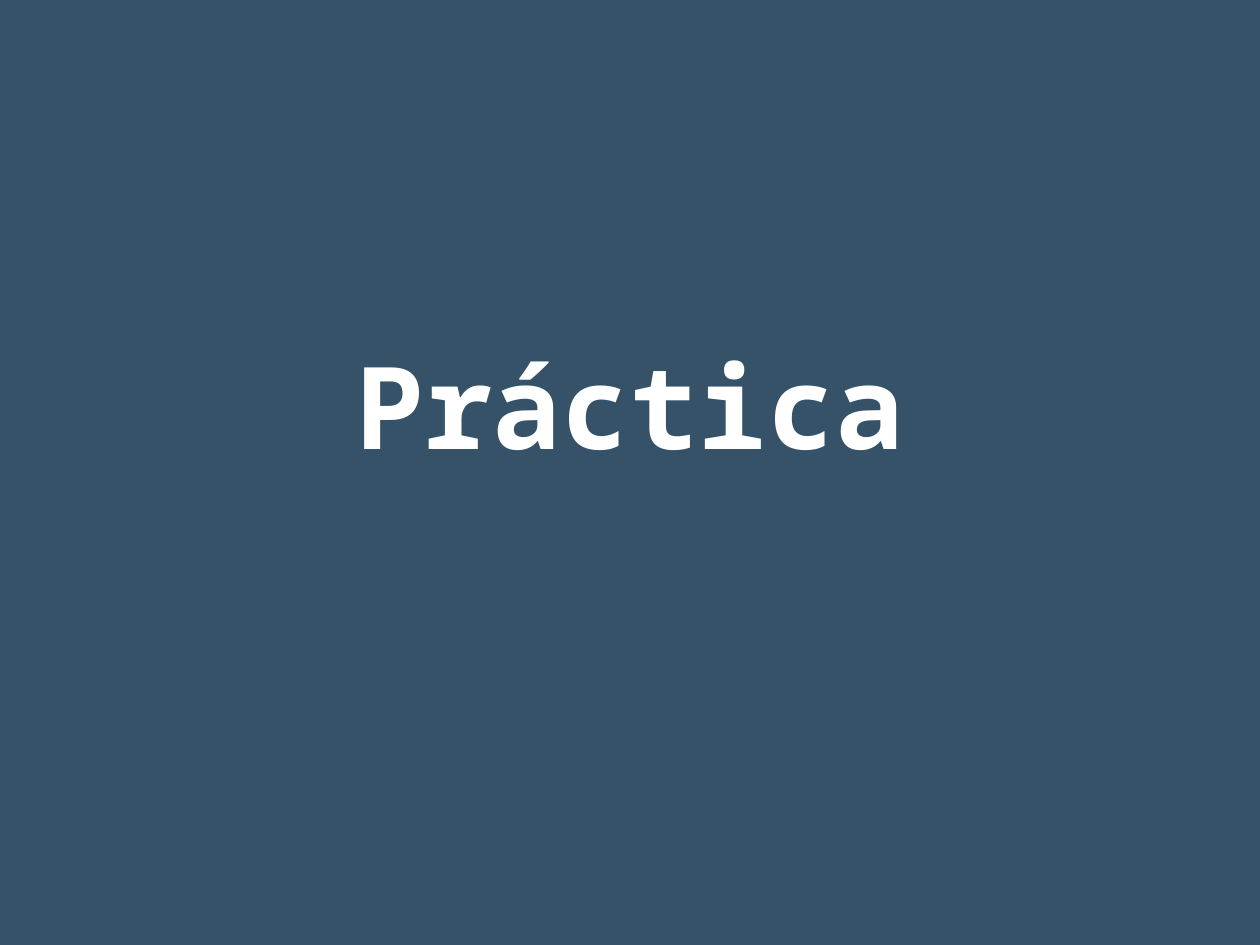
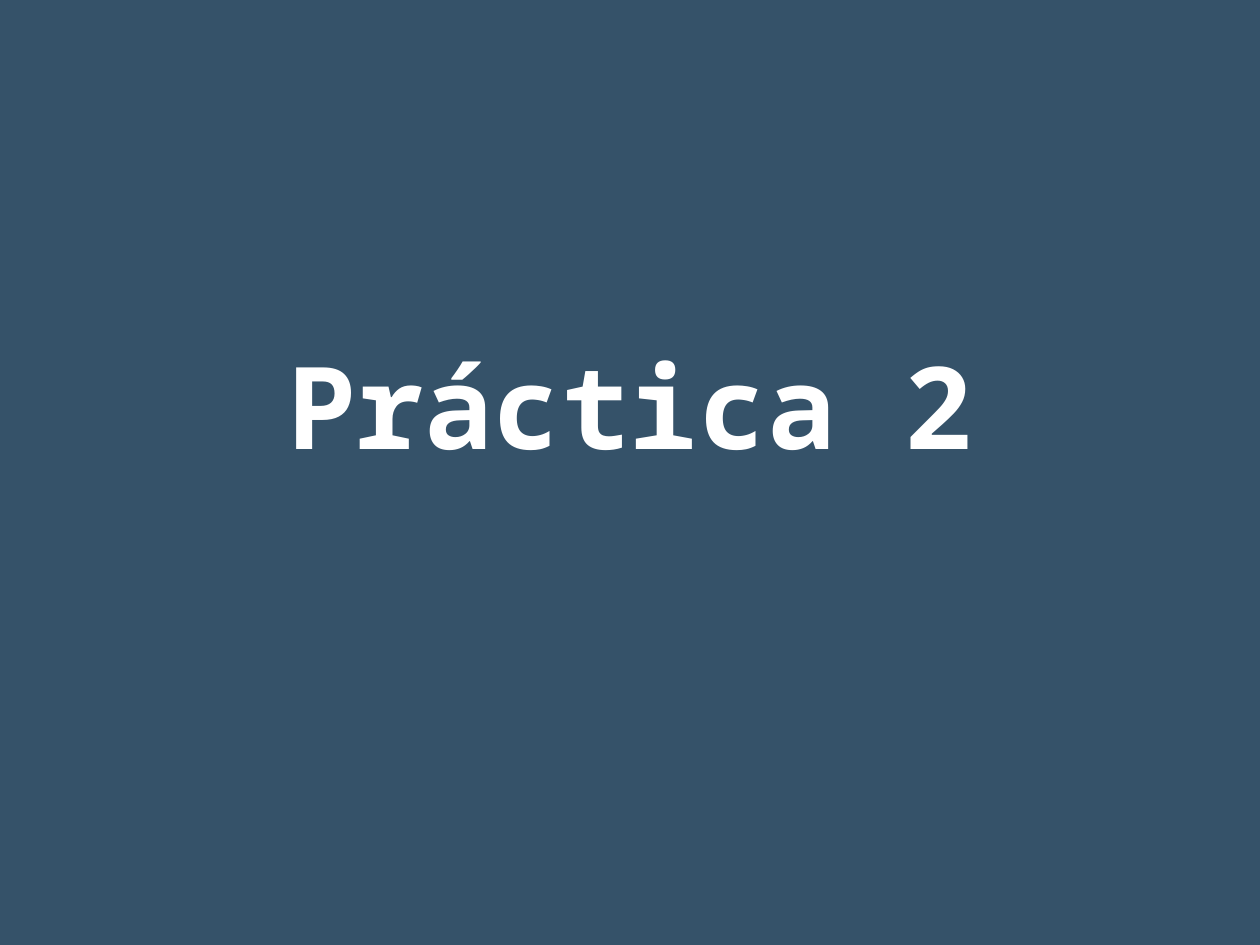
Before and after one commit to rgmf/DWES, a slide deck: slide 20 of 01_arquitectura_web/presentacion/02_protocolo_http.odp. Drawn at 1260x945 pixels with LibreOffice and Linux fonts; fonts in the diff are those of the drawing. Boxes give left, top, right and bottom in pixels: in the first picture for what was removed or moved away, otherwise in the second. Text is boxed around its words. In the diff, an @@ line names an element or a change of style, - is before the commit and + after.

Commit message:
Tema 1: terminada la presentación sobre protocolo HTTP y creada nueva práctica.

```diff
--- a/01_arquitectura_web/presentacion/02_protocolo_http.odp
+++ b/01_arquitectura_web/presentacion/02_protocolo_http.odp
@@ subtitle at bbox=[287, 360, 973, 450]: text changed @@
-Práctica
+Práctica 2
```
Also in this commit, not shown: 17 slides removed, 30 other files.
